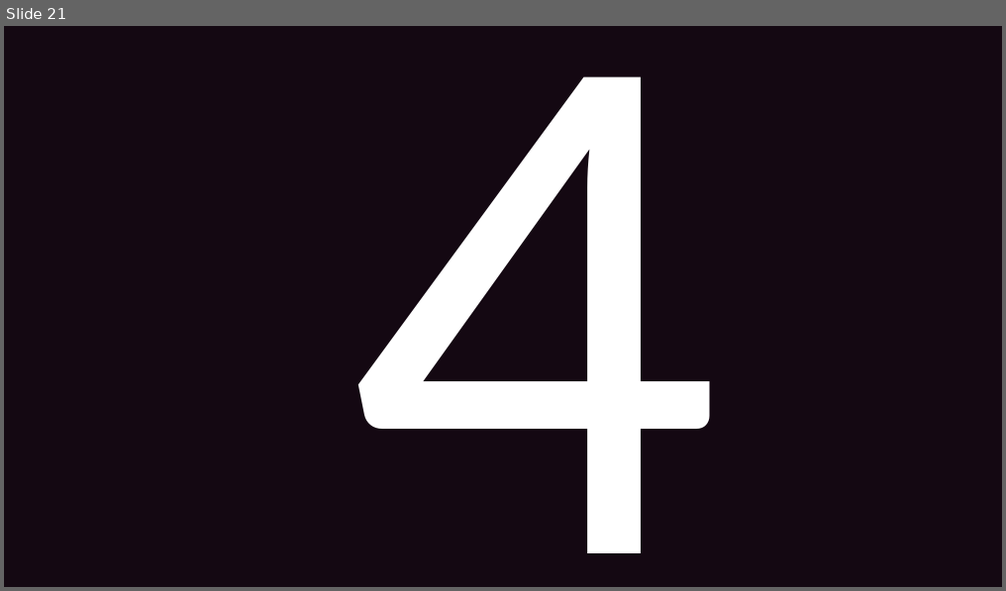
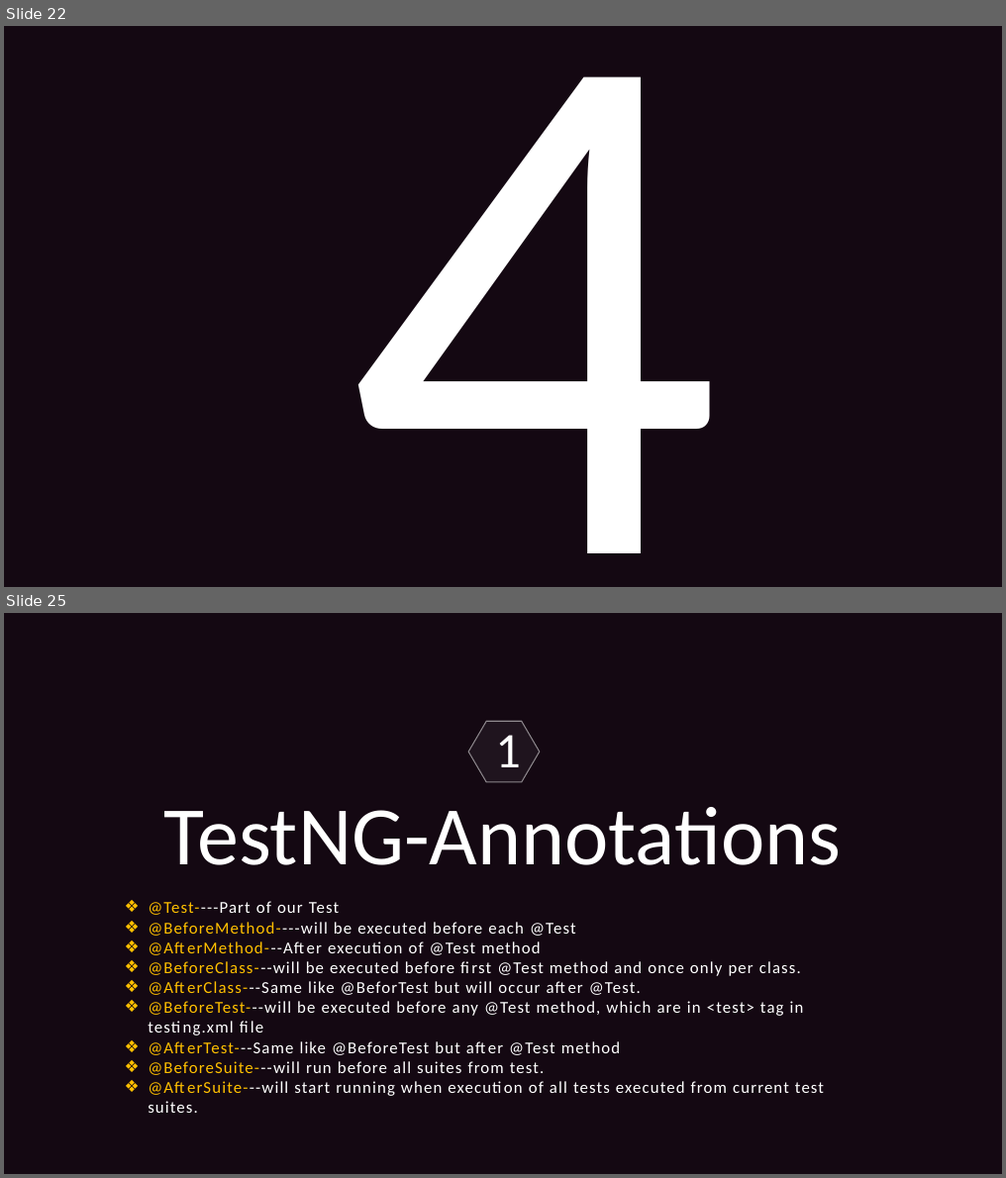
Before and after one commit to Ajin007/IRC_Docs, a slide deck: Students PPT.pptx. Shown one above the other, each under a label of ours: slide 21 before the commit, slides 22 and 25 after it; the slides between them are not shown. The pictures are 1006x591 and 1006x1178 pixels, drawn with LibreOffice and Linux fonts; fonts in the diff are those of the drawing. Boxes give left, top, right and bottom in pixels: in the first picture for what was removed or moved away, otherwise in the second. Text is boxed around its words. In the diff, an @@ line names an element or a change of style, - is before the commit and + after.

```diff
--- a/Students PPT.pptx
+++ b/Students PPT.pptx
@@ slide 25 added at (x1=4, y1=613, x2=1002, y2=1174), background #140812 @@
@@ hexagon added at (x1=469, y1=721, x2=540, y2=782), fill #FFFFFF at 5% opacity, outline #FFFFFF 1 pt @@
@@ text added at (x1=495, y1=735, x2=520, y2=767), 48 pt, text #FFFFFF @@
+1
@@ text added at (x1=164, y1=807, x2=842, y2=865), 80 pt, text #FFFFFF @@
+TestNG-Annotations
@@ text added at (x1=148, y1=901, x2=824, y2=1113), 16 pt, text #FFFFFF @@
+❖ @Test----Part of our Test
+❖ @BeforeMethod----will be executed before each @Test
+❖ @AfterMethod---After execution of @Test method
+❖ @BeforeClass---will be executed before first @Test method and once only per class.
+❖ @AfterClass---Same like @BeforTest but will occur after @Test.
+❖ @BeforeTest---will be executed before any @Test method, which are in <test> tag in testing.xml file
+❖ @AfterTest---Same like @BeforeTest but after @Test method
+❖ @BeforeSuite---will run before all suites from test.
+❖ @AfterSuite---will start running when execution of all tests executed from current test suites.
@@ what was slide 21 is now slide 22 @@
```
Also in this commit, not shown: 8 slides changed, 32 other slides added, 1 slide removed.
